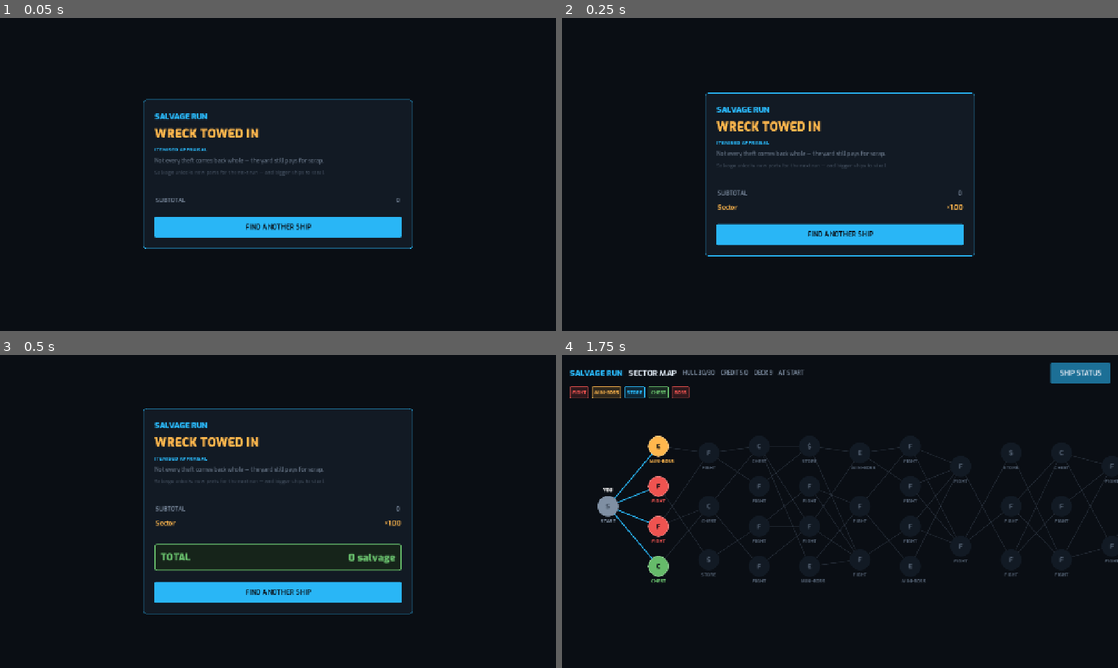
Above: before the commit, frames 1-4 (two rows, left to right).
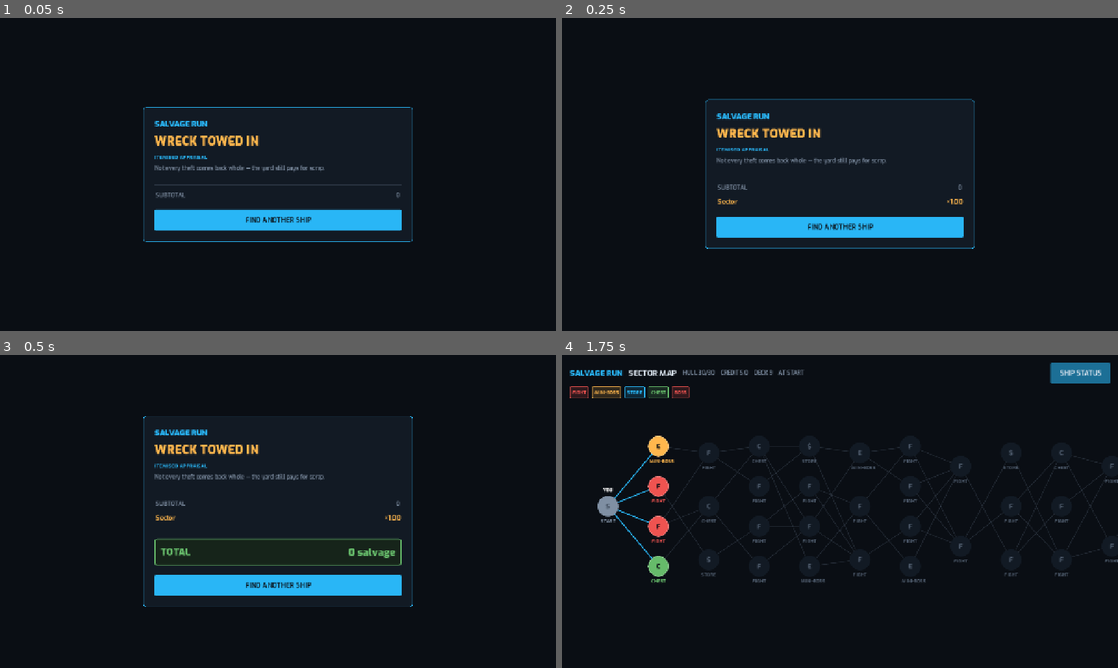
Above: after the commit, the same moments.

Repository: thegliffy/salvage-run
Game: Godot game, scene res://scenes/sale.tscn
Same seed, same stepped clock (60 frames per second), same inputs: the game is played once before the commit and once after it. This scene is started directly instead of the project's main scene.
Inputs:
- Up to frame 1 (0.05 s): no input
- Up to frame 2 (0.25 s): no input
- Up to frame 3 (0.5 s): no input
- Up to frame 4 (1.75 s): click "FIND ANOTHER SHIP" at 0.5 s; click "STEAL A SHIP" at 1.25 s

The runs differ from the first frame. In frame 1, 5.4% of the frame differs, in the area x 25-75%, y 25-74%; in frame 2, 5.5%; in frame 3, 6.1%, in the area x 25-75%, y 17-83%; in frame 4, nothing differs.

Commit message:
Tighten reward and sale so CTAs stay on a 720p frame.
Ship view and flavour copy were pushing SKIP / JETTISON and FIND ANOTHER
SHIP off the bottom of the decision screens.

Co-authored-by: thegliffy <thegliffy@users.noreply.github.com>

Diff:
--- a/src/ui/reward_screen.gd
+++ b/src/ui/reward_screen.gd
@@ -30,7 +30,7 @@
 	add_child(margin)
 
 	var col := VBoxContainer.new()
-	col.add_theme_constant_override("separation", 12)
+	col.add_theme_constant_override("separation", 8)
 	margin.add_child(col)
 
 	var chrome := HBoxContainer.new()
@@ -60,7 +60,7 @@
 	col.add_child(_payout_banner(imp))
 
 	_ship_view = ShipView.new()
-	_ship_view.custom_minimum_size = Vector2(0, 170)
+	_ship_view.custom_minimum_size = Vector2(0, 120)
 	_ship_view.size_flags_horizontal = Control.SIZE_EXPAND_FILL
 	col.add_child(_ship_view)
 	_ship_view.refresh(Game.run.ship)
--- a/src/ui/sale_screen.gd
+++ b/src/ui/sale_screen.gd
@@ -39,11 +39,8 @@
 	col.add_child(UITheme.label(
 		"You stole her, flew her, and sold her for salvage." if won
 		else "Not every theft comes back whole — the yard still pays for scrap.",
-		13, UITheme.TEXT_DIM))
-	col.add_child(UITheme.label(
-		"Salvage unlocks new parts for the next run — and bigger ships to steal.",
-		12, UITheme.TEXT_FAINT))
-	col.add_child(UITheme.spacer(8))
+		13, UITheme.TEXT_DIM, "SemiBold"))
+	col.add_child(UITheme.spacer(4))
 
 	_lines = VBoxContainer.new()
 	_lines.add_theme_constant_override("separation", 4)
@@ -53,7 +50,7 @@
 	_total_host.add_theme_constant_override("separation", 8)
 	col.add_child(_total_host)
 
-	col.add_child(UITheme.spacer(10))
+	col.add_child(UITheme.spacer(6))
 	var back := UITheme.button("  FIND ANOTHER SHIP  ")
 	back.pressed.connect(func(): Game.goto_title())
 	col.add_child(back)
